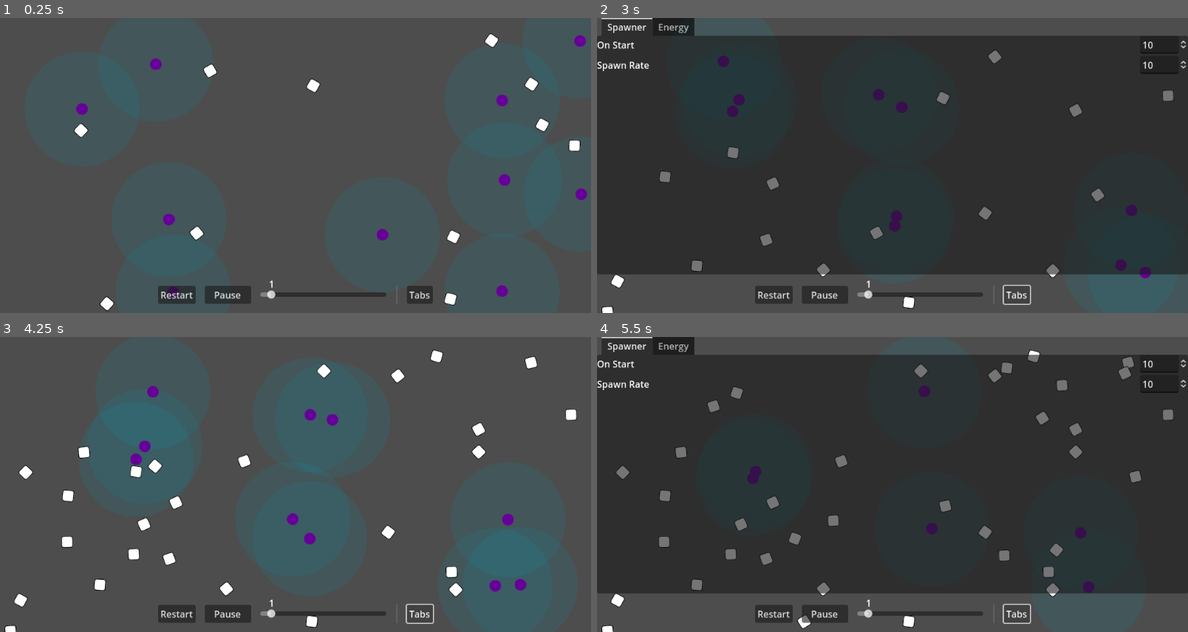
Above: before the commit, frames 1-4 (two rows, left to right).
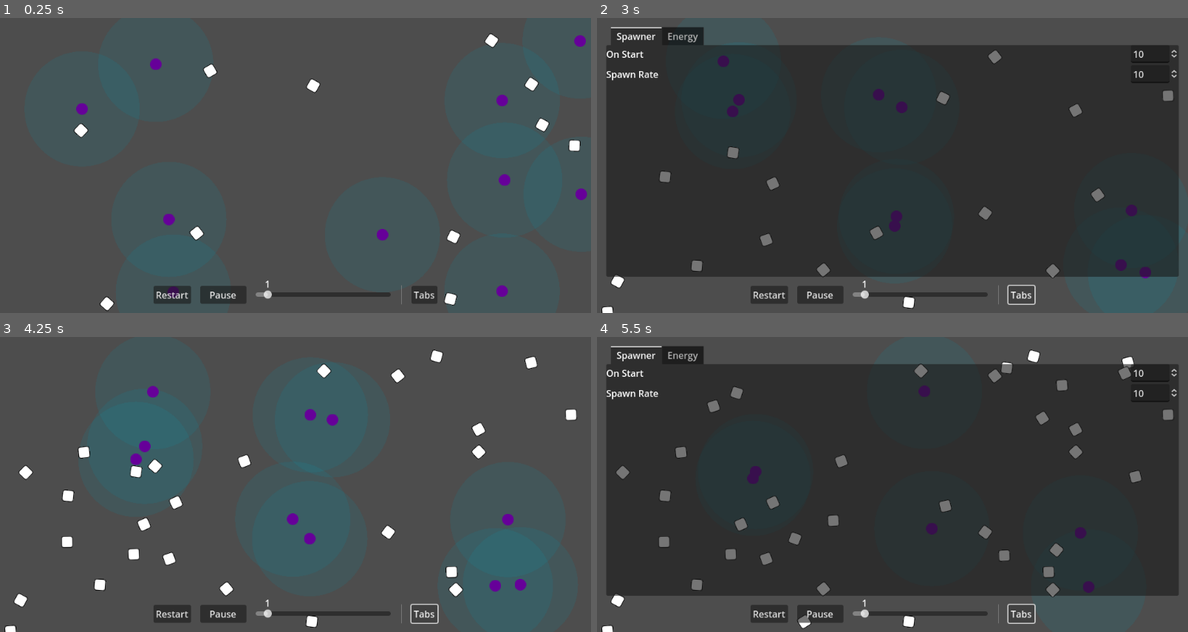
Above: after the commit, the same moments.

Repository: wivest/Natural-Selection
Game: Godot game, scene res://main.tscn
The game is run twice, just before and just after one commit, with the same random seed, the same clock (stepped at 60 frames per second) and the same inputs.
Inputs:
- Up to frame 1 (0.25 s): no input
- Up to frame 2 (3 s): click "Restart" at 0.5 s; click "Restart" at 1.25 s; click "Restart" at 2 s; click "Tabs" at 2.75 s
- Up to frame 3 (4.25 s): click "Tabs" at 3.5 s
- Up to frame 4 (5.5 s): click "Tabs" at 4.25 s

The runs differ from the first frame. In frame 1, 0.6% of the frame differs, in the area x 26-74%, y 89-97%; in frame 2, 7.5%, in the area x 0-100%, y 0-98%; in frame 3, 0.6%; in frame 4, 7.5%.

Commit message:
style: edit UI layout

Diff:
--- a/main.tscn
+++ b/main.tscn
@@ -1,9 +1,11 @@
-[gd_scene load_steps=5 format=3 uid="uid://b57fcx5wnkjjp"]
+[gd_scene load_steps=6 format=3 uid="uid://b57fcx5wnkjjp"]
 
 [ext_resource type="PackedScene" uid="uid://bt534pqa6bbnk" path="res://field/field.tscn" id="1_pyuv2"]
 [ext_resource type="PackedScene" uid="uid://ix702cpw3xxd" path="res://ui/bottom/bottom_bar.tscn" id="4_xks85"]
 [ext_resource type="Script" path="res://ui/settings/tab_container.gd" id="6_d86jy"]
 [ext_resource type="PackedScene" uid="uid://sun71qj2svtq" path="res://ui/settings/field/field.tscn" id="7_fuiho"]
+
+[sub_resource type="StyleBoxEmpty" id="StyleBoxEmpty_dp63g"]
 
 [node name="Main" type="Node"]
 
@@ -16,21 +18,20 @@
 [node name="GUI" type="CanvasLayer" parent="."]
 process_mode = 3
 
-[node name="Parameters" type="Control" parent="GUI"]
-layout_mode = 3
+[node name="Parameters" type="MarginContainer" parent="GUI"]
 anchors_preset = 15
 anchor_right = 1.0
 anchor_bottom = 1.0
 grow_horizontal = 2
 grow_vertical = 2
+theme_override_constants/margin_left = 16
+theme_override_constants/margin_top = 16
+theme_override_constants/margin_right = 16
+theme_override_constants/margin_bottom = 16
 
 [node name="VBoxContainer" type="VBoxContainer" parent="GUI/Parameters"]
-layout_mode = 1
-anchors_preset = 15
-anchor_right = 1.0
-anchor_bottom = 1.0
-grow_horizontal = 2
-grow_vertical = 2
+layout_mode = 2
+theme_override_constants/separation = 0
 alignment = 2
 
 [node name="TabContainer" type="TabContainer" parent="GUI/Parameters/VBoxContainer"]
@@ -71,29 +72,27 @@
 field_name = "On Division"
 start = 350.0
 
-[node name="HBoxContainer" type="HBoxContainer" parent="GUI/Parameters/VBoxContainer"]
+[node name="HSeparator" type="HSeparator" parent="GUI/Parameters/VBoxContainer"]
+layout_mode = 2
+theme_override_constants/separation = 16
+theme_override_styles/separator = SubResource("StyleBoxEmpty_dp63g")
+
+[node name="Bottom" type="HBoxContainer" parent="GUI/Parameters/VBoxContainer"]
 layout_mode = 2
 
-[node name="Left" type="Control" parent="GUI/Parameters/VBoxContainer/HBoxContainer"]
+[node name="Left" type="Control" parent="GUI/Parameters/VBoxContainer/Bottom"]
 layout_mode = 2
 size_flags_horizontal = 3
 
-[node name="BottomContainer" type="MarginContainer" parent="GUI/Parameters/VBoxContainer/HBoxContainer"]
+[node name="BottomBar" parent="GUI/Parameters/VBoxContainer/Bottom" node_paths=PackedStringArray("parent", "node") instance=ExtResource("4_xks85")]
 layout_mode = 2
 size_flags_horizontal = 3
 size_flags_stretch_ratio = 2.0
-theme_override_constants/margin_left = 16
-theme_override_constants/margin_top = 16
-theme_override_constants/margin_right = 16
-theme_override_constants/margin_bottom = 16
+scene = ExtResource("1_pyuv2")
+parent = NodePath("../../../../../World")
+node = NodePath("../../../../../World/Field")
 
-[node name="BottomBar" parent="GUI/Parameters/VBoxContainer/HBoxContainer/BottomContainer" node_paths=PackedStringArray("parent", "node") instance=ExtResource("4_xks85")]
-layout_mode = 2
-scene = ExtResource("1_pyuv2")
-parent = NodePath("../../../../../../World")
-node = NodePath("../../../../../../World/Field")
-
-[node name="Right" type="Control" parent="GUI/Parameters/VBoxContainer/HBoxContainer"]
+[node name="Right" type="Control" parent="GUI/Parameters/VBoxContainer/Bottom"]
 layout_mode = 2
 size_flags_horizontal = 3
 
@@ -102,4 +101,4 @@
 [connection signal="field_changed" from="GUI/Parameters/VBoxContainer/TabContainer/Energy/OnStart" to="GUI/Parameters/VBoxContainer/TabContainer" method="_on_on_start_field_changed"]
 [connection signal="field_changed" from="GUI/Parameters/VBoxContainer/TabContainer/Energy/LowerBound" to="GUI/Parameters/VBoxContainer/TabContainer" method="_on_lower_bound_field_changed"]
 [connection signal="field_changed" from="GUI/Parameters/VBoxContainer/TabContainer/Energy/OnDivision" to="GUI/Parameters/VBoxContainer/TabContainer" method="_on_on_division_field_changed"]
-[connection signal="settings_requested" from="GUI/Parameters/VBoxContainer/HBoxContainer/BottomContainer/BottomBar" to="GUI/Parameters/VBoxContainer/TabContainer" method="_on_bottom_bar_settings_requested"]
+[connection signal="settings_requested" from="GUI/Parameters/VBoxContainer/Bottom/BottomBar" to="GUI/Parameters/VBoxContainer/TabContainer" method="_on_bottom_bar_settings_requested"]
